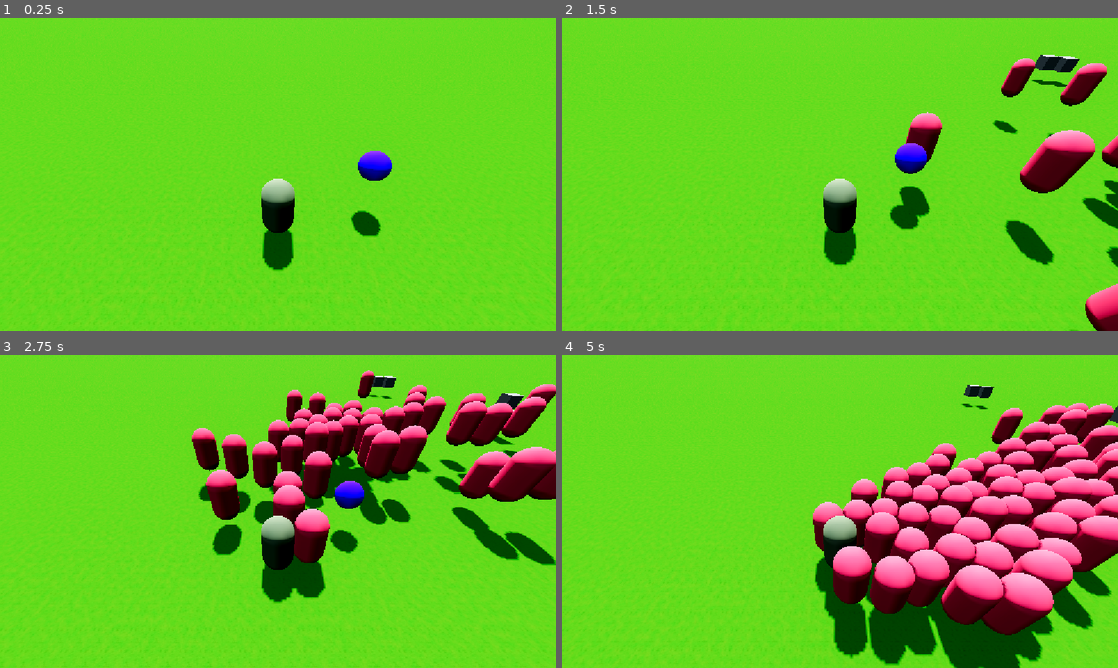
Above: before the commit, frames 1-4 (two rows, left to right).
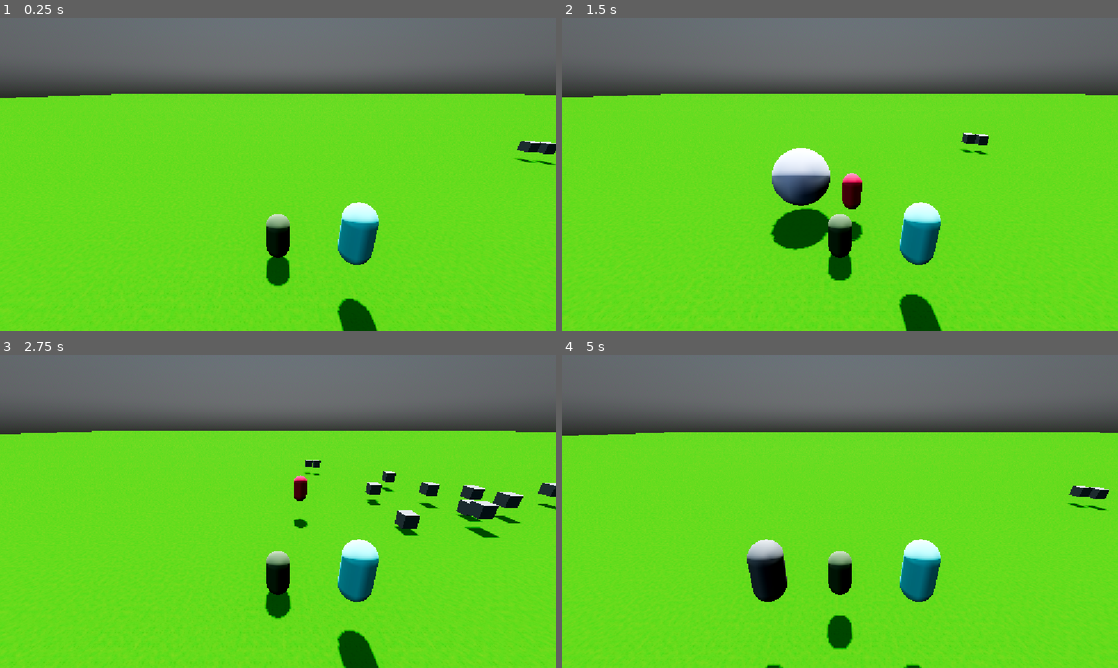
Above: after the commit, the same moments.

Repository: AdriR1ze/Megabonk
Game: Godot game, scene res://mundo.tscn
Same seed, same stepped clock (60 frames per second), same inputs: the game is played once before the commit and once after it.
Inputs:
- Up to frame 1 (0.25 s): no input
- Up to frame 2 (1.5 s): tap Enter (ui_accept) at 0.5, 0.77 s; hold Right (ui_right) 0.53-1.28 s; hold Down (ui_down) from 1.28 s (still down)
- Up to frame 3 (2.75 s): tap Enter (ui_accept) at 1.52 s; release Down (ui_down) at 2.03 s; hold Right (ui_right) from 2.03 s (still down)
- Up to frame 4 (5 s): release Right (ui_right) at 2.78 s; hold Up (ui_up) 2.78-3.53 s; tap Enter (ui_accept) at 3.02, 3.77, 4.52 s; hold Left (ui_left) from 3.53 s (still down)

The runs differ from the first frame. In frame 1, 29% of the frame differs, in the area x 0-100%, y 0-100%; in frame 2, 37%; in frame 3, 45%; in frame 4, 58%.

Commit message:
armas multiples

Diff:
--- /dev/null
+++ b/Armas/LanzaCohete.gd
@@ -0,0 +1,13 @@
+extends Weapon
+
+@export var bala : PackedScene
+
+func perform_attack(target):
+	var direccion = (target.global_position - player.spawnpoint.global_position).normalized()
+
+	var bullet = bala.instantiate()
+	get_tree().current_scene.add_child(bullet)
+	bullet.global_position = player.spawnpoint.global_position + direccion * 1.2
+	bullet.direccion = direccion
+	bullet.player_atack = PlayerStats.atack * 1.2
+	$Timer.start()
--- /dev/null
+++ b/Armas/area_de_arma.tscn
@@ -0,0 +1,29 @@
+[gd_scene format=3 uid="uid://bk63ylaj30pom"]
+
+[ext_resource type="Script" uid="uid://bjukycyb2tx1o" path="res://Armas/arma.gd" id="1_cec7x"]
+
+[sub_resource type="CylinderShape3D" id="CylinderShape3D_u177a"]
+height = 0.001
+radius = 7.0234375
+
+[sub_resource type="CapsuleMesh" id="CapsuleMesh_hlqc1"]
+
+[node name="AreaDeArma" type="Area3D" unique_id=1699589347]
+collision_layer = 32768
+collision_mask = 32768
+script = ExtResource("1_cec7x")
+
+[node name="CollisionShape3D" type="CollisionShape3D" parent="." unique_id=349896116]
+shape = SubResource("CylinderShape3D_u177a")
+
+[node name="Timer" type="Timer" parent="." unique_id=2008702345]
+wait_time = 0.401
+autostart = true
+
+[node name="MeshInstance3D" type="MeshInstance3D" parent="." unique_id=833225215]
+transform = Transform3D(1.1, 0, 0, 0, 1.1, 0, 0, 0, 1.1, -2.349905, 1.3394594, 1.5402956)
+mesh = SubResource("CapsuleMesh_hlqc1")
+
+[connection signal="body_entered" from="." to="." method="_on_body_entered"]
+[connection signal="body_exited" from="." to="." method="_on_body_exited"]
+[connection signal="timeout" from="Timer" to="." method="_on_timer_timeout"]
--- /dev/null
+++ b/Armas/area_de_lanzacohete.tscn
@@ -0,0 +1,35 @@
+[gd_scene format=3 uid="uid://pju52ihjcnme"]
+
+[ext_resource type="Script" uid="uid://o1iplridyblk" path="res://Armas/LanzaCohete.gd" id="1_3tbdx"]
+[ext_resource type="PackedScene" uid="uid://cdncsf25sgen3" path="res://Balas/balabomba.tscn" id="2_dq5lx"]
+
+[sub_resource type="CylinderShape3D" id="CylinderShape3D_u177a"]
+height = 0.001
+radius = 7.0234375
+
+[sub_resource type="StandardMaterial3D" id="StandardMaterial3D_dq5lx"]
+albedo_color = Color(0.34901962, 1, 1, 1)
+
+[sub_resource type="CapsuleMesh" id="CapsuleMesh_hlqc1"]
+material = SubResource("StandardMaterial3D_dq5lx")
+
+[node name="AreaDeArma" type="Area3D" unique_id=1699589347]
+collision_layer = 32768
+collision_mask = 32768
+script = ExtResource("1_3tbdx")
+bala = ExtResource("2_dq5lx")
+
+[node name="CollisionShape3D" type="CollisionShape3D" parent="." unique_id=349896116]
+shape = SubResource("CylinderShape3D_u177a")
+
+[node name="Timer" type="Timer" parent="." unique_id=2008702345]
+wait_time = 0.1
+autostart = true
+
+[node name="MeshInstance3D" type="MeshInstance3D" parent="." unique_id=833225215]
+transform = Transform3D(1.1, 0, 0, 0, 1.1, 0, 0, 0, 1.1, 2.5867033, 1.3394594, 1.5402956)
+mesh = SubResource("CapsuleMesh_hlqc1")
+
+[connection signal="body_entered" from="." to="." method="_on_body_entered"]
+[connection signal="body_exited" from="." to="." method="_on_body_exited"]
+[connection signal="timeout" from="Timer" to="." method="_on_timer_timeout"]
--- a/area_de_arma.tscn
+++ b/Armas/area_de_pistola.tscn
@@ -1,17 +1,19 @@
-[gd_scene format=3 uid="uid://xn3ftmmwvkni"]
+[gd_scene format=3 uid="uid://bm0mn0l8etrxu"]
 
-[ext_resource type="Script" uid="uid://c4gp6fvmo15uj" path="res://area_de_arma.gd" id="1_forap"]
-[ext_resource type="PackedScene" uid="uid://dr70px16wia7x" path="res://Balas/balanormal.tscn" id="2_whv55"]
+[ext_resource type="Script" uid="uid://bninccud28o" path="res://Armas/pistola.gd" id="1_1oi2b"]
+[ext_resource type="PackedScene" uid="uid://dr70px16wia7x" path="res://Balas/balanormal.tscn" id="2_vfjji"]
 
 [sub_resource type="CylinderShape3D" id="CylinderShape3D_u177a"]
 height = 0.001
 radius = 7.0234375
 
+[sub_resource type="CapsuleMesh" id="CapsuleMesh_hlqc1"]
+
 [node name="AreaDeArma" type="Area3D" unique_id=1699589347]
 collision_layer = 32768
 collision_mask = 32768
-script = ExtResource("1_forap")
-bala = ExtResource("2_whv55")
+script = ExtResource("1_1oi2b")
+bala = ExtResource("2_vfjji")
 
 [node name="CollisionShape3D" type="CollisionShape3D" parent="." unique_id=349896116]
 shape = SubResource("CylinderShape3D_u177a")
@@ -20,6 +22,10 @@
 wait_time = 0.401
 autostart = true
 
+[node name="MeshInstance3D" type="MeshInstance3D" parent="." unique_id=833225215]
+transform = Transform3D(1.1, 0, 0, 0, 1.1, 0, 0, 0, 1.1, -2.349905, 1.3394594, 1.5402956)
+mesh = SubResource("CapsuleMesh_hlqc1")
+
 [connection signal="body_entered" from="." to="." method="_on_body_entered"]
 [connection signal="body_exited" from="." to="." method="_on_body_exited"]
 [connection signal="timeout" from="Timer" to="." method="_on_timer_timeout"]
--- /dev/null
+++ b/Armas/area_de_subfusil.tscn
@@ -0,0 +1,27 @@
+[gd_scene format=3 uid="uid://cvsk46pitwsxm"]
+
+[sub_resource type="CylinderShape3D" id="CylinderShape3D_u177a"]
+height = 0.001
+radius = 7.0234375
+
+[sub_resource type="BoxMesh" id="BoxMesh_u177a"]
+size = Vector3(0.7663574, 1, 1.9326172)
+
+[node name="AreaDeArma" type="Area3D" unique_id=1699589347]
+collision_layer = 32768
+collision_mask = 32768
+
+[node name="CollisionShape3D" type="CollisionShape3D" parent="." unique_id=349896116]
+shape = SubResource("CylinderShape3D_u177a")
+
+[node name="Timer" type="Timer" parent="." unique_id=2008702345]
+wait_time = 0.401
+autostart = true
+
+[node name="MeshInstance3D" type="MeshInstance3D" parent="." unique_id=1696721989]
+transform = Transform3D(1, 0, 0, 0, 1, 0, 0, 0, 1, 1.0566941, 0.79707646, -1.3381078)
+mesh = SubResource("BoxMesh_u177a")
+
+[connection signal="body_entered" from="." to="." method="_on_body_entered"]
+[connection signal="body_exited" from="." to="." method="_on_body_exited"]
+[connection signal="timeout" from="Timer" to="." method="_on_timer_timeout"]
--- /dev/null
+++ b/Armas/arma.gd
@@ -0,0 +1,80 @@
+extends Area3D
+class_name Weapon
+
+@export var data: WeaponData
+@export var player: Node3D
+
+var enemies_in_range: Array = []
+var mas_cercano: Node3D
+
+func _ready():
+	actualizar_stats()
+	$Timer.one_shot = false
+	$Timer.stop()
+
+	ItemManager.stats_changed.connect(_on_stats_change)
+
+func actualizar_stats():
+	$Timer.wait_time = data.cooldown / PlayerStats.atq_speed
+
+	var shape = $CollisionShape3D.shape
+	if shape is SphereShape3D:
+		shape.radius = data.rango
+
+
+func _on_body_entered(body):
+	if body.is_in_group("enemy"):
+		if !enemies_in_range.has(body):
+			enemies_in_range.append(body)
+
+		if $Timer.is_stopped():
+			attack()
+			$Timer.start()
+
+
+func _on_body_exited(body):
+	if body.is_in_group("enemy"):
+		enemies_in_range.erase(body)
+
+		if enemies_in_range.is_empty():
+			$Timer.stop()
+
+
+func _on_timer_timeout():
+	attack()
+
+
+func attack():
+	enemies_in_range = enemies_in_range.filter(
+		func(e): return is_instance_valid(e)
+	)
+
+	if enemies_in_range.is_empty():
+		$Timer.stop()
+		return
+
+	var distancia_minima := INF
+	mas_cercano = null
+
+	for enemigo in enemies_in_range:
+		var d = global_position.distance_to(enemigo.global_position)
+
+		if d < distancia_minima:
+			distancia_minima = d
+			mas_cercano = enemigo
+
+	if mas_cercano != null:
+		perform_attack(mas_cercano)
+
+
+func perform_attack(target):
+	pass
+
+
+func _on_stats_change():
+	$Timer.wait_time = data.cooldown / PlayerStats.atq_speed
+
+
+func upgrade():
+	data.upgrade()
+	actualizar_stats()
--- /dev/null
+++ b/Armas/pistola.gd
@@ -0,0 +1,16 @@
+extends Weapon
+
+@export var bala : PackedScene
+
+func perform_attack(target):
+
+	var direccion = (target.global_position - player.spawnpoint.global_position).normalized()
+
+	var bullet = bala.instantiate()
+	get_tree().current_scene.add_child(bullet)
+
+	bullet.global_position = player.spawnpoint.global_position + direccion * 1.2
+	bullet.direccion = direccion
+	bullet.player_atack = PlayerStats.atack
+
+	$Timer.start()
--- a/Balas/bala.gd
+++ b/Balas/bala.gd
@@ -1,13 +1,13 @@
 extends CharacterBody3D
 
 
-@export var SPEED = 10.0
+@export var SPEED = 3.0
 @onready var direccion : Vector3
 var player_atack : float
 var damage : float = 10.0
 func _ready() -> void:
 
-	await get_tree().create_timer(1.0).timeout
+	await get_tree().create_timer(5.0).timeout
 	queue_free()
 
 
@@ -26,6 +26,6 @@
 	for body in $HitBoxBala.get_overlapping_bodies():
 		if body.is_in_group("enemy"):
 			body.take_damage(damage * PlayerStats.atack)
-			print("Daño: ", damage * PlayerStats.atack)
+
 
 	queue_free()
--- a/Balas/balabomba.tscn
+++ b/Balas/balabomba.tscn
@@ -4,23 +4,19 @@
 [ext_resource type="PackedScene" uid="uid://cumvllbldvrhr" path="res://Balas/hit_box_bala.tscn" id="2_hhvbg"]
 
 [sub_resource type="StandardMaterial3D" id="StandardMaterial3D_becj5"]
-albedo_color = Color(0.047058824, 0.050980393, 1, 1)
+albedo_color = Color(0.85895306, 0.8738458, 0.9499765, 1)
 
 [sub_resource type="SphereMesh" id="SphereMesh_u177a"]
 material = SubResource("StandardMaterial3D_becj5")
 
-[sub_resource type="SphereShape3D" id="SphereShape3D_u177a"]
-
 [node name="bala" type="CharacterBody3D" unique_id=119098857]
+transform = Transform3D(3.105, 0, 0, 0, 3.105, 0, 0, 0, 3.105, 0, 0, 0)
 script = ExtResource("1_3c1us")
 
 [node name="MeshInstance3D" type="MeshInstance3D" parent="." unique_id=205985906]
 mesh = SubResource("SphereMesh_u177a")
 
-[node name="CollisionShape3D" type="CollisionShape3D" parent="." unique_id=1993918081]
-shape = SubResource("SphereShape3D_u177a")
-
 [node name="HitBoxBala" parent="." unique_id=948943549 instance=ExtResource("2_hhvbg")]
-transform = Transform3D(2, 0, 0, 0, 2, 0, 0, 0, 2, 0, 0, 0)
+transform = Transform3D(1.305, 0, 0, 0, 1.305, 0, 0, 0, 1.305, 0, 0, 0)
 
 [connection signal="body_entered" from="HitBoxBala" to="." method="_on_hit_box_bala_body_entered"]
--- a/Balas/balanormal.tscn
+++ b/Balas/balanormal.tscn
@@ -4,7 +4,7 @@
 [ext_resource type="PackedScene" uid="uid://cumvllbldvrhr" path="res://Balas/hit_box_bala.tscn" id="2_nn1u0"]
 
 [sub_resource type="StandardMaterial3D" id="StandardMaterial3D_becj5"]
-albedo_color = Color(0.047058824, 0.050980393, 1, 1)
+albedo_color = Color(0.36900795, 0.3275854, 0.3662288, 1)
 
 [sub_resource type="SphereMesh" id="SphereMesh_u177a"]
 material = SubResource("StandardMaterial3D_becj5")
--- a/PlayerStats.gd
+++ b/PlayerStats.gd
@@ -13,12 +13,12 @@
 
 var level := 1
 var xp := 0
-var xp_needed := 10
+var xp_needed := 4
 
 func add_xp(amount):
 
 	xp += amount
-
+	print("XP ",xp)
 	while xp >= xp_needed:
 
 		xp -= xp_needed
--- /dev/null
+++ b/Resources/Armas/LanzaCohete.tres
@@ -0,0 +1,12 @@
+[gd_resource type="Resource" script_class="WeaponData" format=3 uid="uid://dagjh27xjw7ye"]
+
+[ext_resource type="Script" uid="uid://bvufqb6f7hqio" path="res://WeaponData.gd" id="1_ch2jg"]
+[ext_resource type="PackedScene" uid="uid://pju52ihjcnme" path="res://Armas/area_de_lanzacohete.tscn" id="1_verr0"]
+
+[resource]
+script = ExtResource("1_ch2jg")
+weapon_name = "LanzaCohete"
+scene = ExtResource("1_verr0")
+damage = 30.0
+cooldown = 2.0
+metadata/_custom_type_script = "uid://bvufqb6f7hqio"
--- /dev/null
+++ b/Resources/Armas/Pistola.tres
@@ -0,0 +1,10 @@
+[gd_resource type="Resource" script_class="WeaponData" format=3 uid="uid://xjwb6l3bpsgp"]
+
+[ext_resource type="Script" uid="uid://bvufqb6f7hqio" path="res://WeaponData.gd" id="1_cev2q"]
+[ext_resource type="PackedScene" uid="uid://bm0mn0l8etrxu" path="res://Armas/area_de_pistola.tscn" id="1_mn4qw"]
+
+[resource]
+script = ExtResource("1_cev2q")
+weapon_name = "Pistola"
+scene = ExtResource("1_mn4qw")
+metadata/_custom_type_script = "uid://bvufqb6f7hqio"
--- /dev/null
+++ b/Resources/Armas/Subfusil.tres
@@ -0,0 +1,14 @@
+[gd_resource type="Resource" script_class="WeaponData" format=3 uid="uid://cnhtg58s22e0y"]
+
+[ext_resource type="PackedScene" uid="uid://cvsk46pitwsxm" path="res://Armas/area_de_subfusil.tscn" id="1_puju1"]
+[ext_resource type="Script" uid="uid://bvufqb6f7hqio" path="res://WeaponData.gd" id="1_wstdk"]
+
+[resource]
+script = ExtResource("1_wstdk")
+weapon_name = "Subfusil"
+scene = ExtResource("1_puju1")
+damage = 5.0
+cooldown = 7.0
+rango = 300.0
+crecimiento_damage = 1.0
+metadata/_custom_type_script = "uid://bvufqb6f7hqio"
--- a/Resources/Armas/pistolacomun.tres
+++ /dev/null
@@ -1,11 +0,0 @@
-[gd_resource type="Resource" script_class="WeaponData" format=3 uid="uid://wj2kk2vs43dp"]
-
-[ext_resource type="Script" uid="uid://bvufqb6f7hqio" path="res://WeaponData.gd" id="1_efrwb"]
-[ext_resource type="PackedScene" uid="uid://xn3ftmmwvkni" path="res://area_de_arma.tscn" id="1_oi0tk"]
-
-[resource]
-script = ExtResource("1_efrwb")
-weapon_name = "PistolaComun"
-scene = ExtResource("1_oi0tk")
-rango = 500.0
-metadata/_custom_type_script = "uid://bvufqb6f7hqio"
--- a/WeaponManager.gd
+++ b/WeaponManager.gd
@@ -1,7 +1,10 @@
 extends Node
 
 var all_weapons : Array[WeaponData] = [
-	preload("res://Resources/Armas/pistolacomun.tres"),
+	preload("res://Resources/Armas/Pistola.tres"),
+#	preload("res://Resources/Armas/Subfusil.tres"),
+	preload("res://Resources/Armas/LanzaCohete.tres"),
+#	preload(),
 ]
 var player : Node3D
 var weapons : Array = []
@@ -31,6 +34,7 @@
 		if !weapons.any(func(w): return w.data.weapon_name == weapon.weapon_name):
 			disponibles.append(weapon)
 
+
 	print("Disponibles:", disponibles.size())
 
 	if disponibles.is_empty():
@@ -39,19 +43,26 @@
 		return
 
 	var nueva = disponibles.pick_random()
-
 	print("Arma elegida:", nueva.weapon_name)
 
 	var instancia = nueva.scene.instantiate()
 
-	print("Instanciada:", instancia)
-
 	instancia.data = nueva.duplicate(true)
 	instancia.player = player
-	print("Data asignada:", instancia.data)
 
-	get_parent().add_child(instancia)
+	print("---------------")
+	print("Arma:", instancia.name)
+	print("Padre:", get_parent().name)
+	print("Player:", player)
+	print("Scene:", nueva.scene)
+	print("Data:", instancia.data.weapon_name)
 
+	player.add_child(instancia)
+	instancia.position = Vector3.ZERO
+	print("Ahora el padre es:", instancia.get_parent())
+	print("---------------")
+	for hijo in instancia.get_children():
+		print(hijo)
 	print("Agregada al árbol")
 
 	weapons.append(instancia)
--- a/health_component.gd
+++ b/health_component.gd
@@ -1,9 +1,9 @@
 extends Node
 class_name HealthComponent
 
-@export var max_health := 100.0
+@export var max_health := 1.0
 
-var health := 100.0
+var health := 1.0
 
 @onready var parent = get_parent()
 
--- a/mundo.tscn
+++ b/mundo.tscn
@@ -2,7 +2,6 @@
 
 [ext_resource type="PackedScene" uid="uid://cf28t3clpsbee" path="res://player.tscn" id="1_lgngo"]
 [ext_resource type="Shader" uid="uid://ddbes2mdlyvwi" path="res://pasto.gdshader" id="2_aou4a"]
-[ext_resource type="PackedScene" uid="uid://bhu7dmau1esuu" path="res://enemigo.tscn" id="2_fw4w5"]
 [ext_resource type="Texture2D" uid="uid://bfp2c6ombpolk" path="res://hierba-textura-fluida-patron-cesped-natural_172107-1308.png" id="3_5ckkb"]
 [ext_resource type="Script" uid="uid://nq4pmn1vw4vg" path="res://label.gd" id="3_fw4w5"]
 [ext_resource type="PackedScene" uid="uid://bhuiggvoli0bh" path="res://item.tscn" id="4_otwa2"]
@@ -111,24 +110,6 @@
 
 [node name="Enemigos" type="Node" parent="." unique_id=1459176867]
 
-[node name="Enemigo" parent="Enemigos" unique_id=1703176541 instance=ExtResource("2_fw4w5")]
-transform = Transform3D(1, 0, 0, 0, 1, 0, 0, 0, 1, 0, 2.2377658, 1.7046576)
-
-[node name="Enemigo2" parent="Enemigos" unique_id=2029272141 instance=ExtResource("2_fw4w5")]
-transform = Transform3D(1, 0, 0, 0, 1, 0, 0, 0, 1, 0, 2.2377658, 15.020517)
-
-[node name="Enemigo6" parent="Enemigos" unique_id=2014017914 instance=ExtResource("2_fw4w5")]
-transform = Transform3D(1, 0, 0, 0, 1, 0, 0, 0, 1, 0, 2.2377658, 8.228085)
-
-[node name="Enemigo5" parent="Enemigos" unique_id=157162341 instance=ExtResource("2_fw4w5")]
-transform = Transform3D(1, 0, 0, 0, 1, 0, 0, 0, 1, 1.8538036, 2.7074378, 6.0289783)
-
-[node name="Enemigo3" parent="Enemigos" unique_id=1909273908 instance=ExtResource("2_fw4w5")]
-transform = Transform3D(1, 0, 0, 0, 1, 0, 0, 0, 1, 9.766614, 2.2377658, 8.228085)
-
-[node name="Enemigo4" parent="Enemigos" unique_id=1989232314 instance=ExtResource("2_fw4w5")]
-transform = Transform3D(1, 0, 0, 0, 1, 0, 0, 0, 1, -5.9496083, 2.2377658, 8.228085)
-
 [node name="Spawners" type="Node" parent="." unique_id=328473088]
 
 [node name="ItemSpawner" parent="Spawners" unique_id=967341465 instance=ExtResource("7_t8jxu")]
@@ -138,5 +119,5 @@
 
 [node name="EnemySpawner" parent="Spawners" unique_id=1635723863 instance=ExtResource("7_2hh7m")]
 transform = Transform3D(1, 0, 0, 0, 1, 0, 0, 0, 1, 0, 3.3048587, 0)
-spawn_interval = 0.1
-spawn_on_start = 10
+max_enemies = 1
+spawn_on_start = 1
--- a/player.tscn
+++ b/player.tscn
@@ -22,7 +22,7 @@
 [node name="pivot" type="Node3D" parent="." unique_id=1660800282]
 
 [node name="Camera3D" type="Camera3D" parent="pivot" unique_id=2032213160]
-transform = Transform3D(1, 0, 0, 0, 0.7458309, 0.6661353, 0, -0.6661353, 0.7458309, 0, 4.895091, 3.9843407)
+transform = Transform3D(1, 0, 0, 0, 0.9226294, 0.3856877, 0, -0.3856877, 0.9226294, 0, 5.7093086, 6.946498)
 far = 500.0
 
 [node name="SpawnPoint" type="Marker3D" parent="." unique_id=330301758]
Not shown, added: Armas/LanzaCohete.gd.uid
Renamed: area_de_arma.gd -> Armas/area_de_arma.gd
Renamed: area_de_arma.gd.uid -> Armas/area_de_arma.gd.uid
Not shown, added: Armas/arma.gd.uid
Not shown, added: Armas/pistola.gd.uid
Not shown, added: Resources/Armas/Pistola.tres1804693659.tmp
